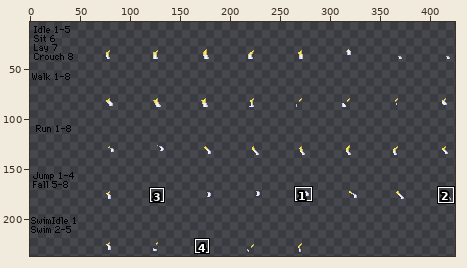
Sprite sheet, stored at humanoid/sbq/LokiVulpix/Socks/legs/forelegBack.png. Above: a wide view before the commit, with the close-up outlined.
Close-up. Old version:
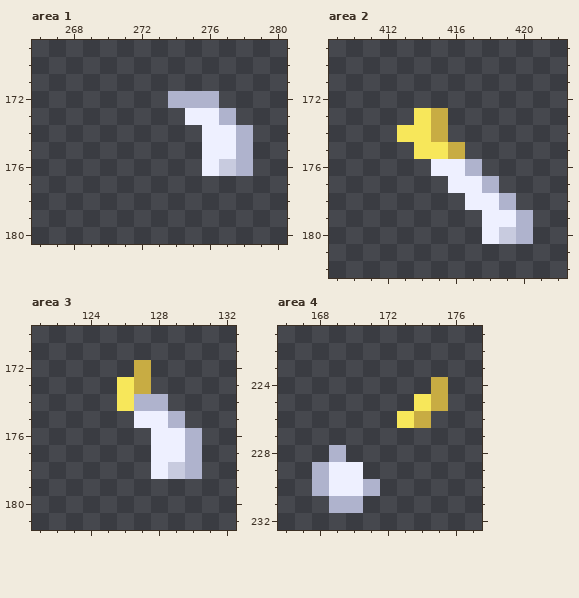
The file is 432x240 pixels. Shown: area 1: x 266..280, y 169..180; area 2: x 409..422, y 169..182; area 3: x 121..132, y 170..181; area 4: x 166..177, y 221..232. The wide view leaves out empty margins. The commit also changed other parts of the picture, which this record leaves out.
After:
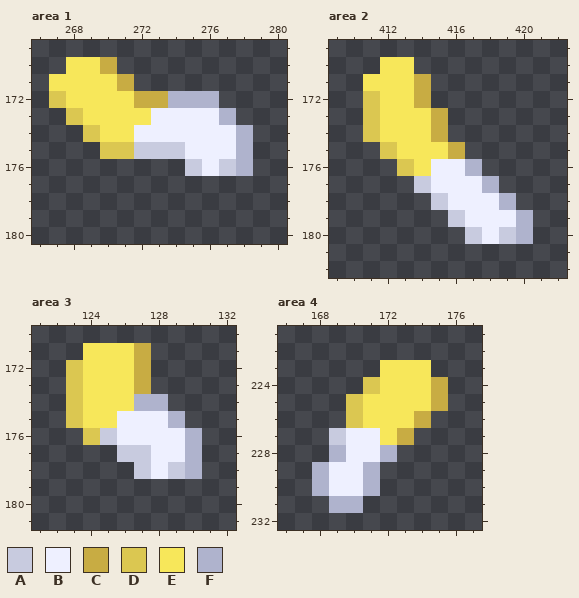
Palette (. is transparent): A #c8cbdf  B #eef0ff  C #c8ac43  D #dbc751  E #f7e75a  F #afb3cd
What changed:
Area 1:
y 170: x 268..270 ... -> EEC
y 171: x 267..271 ..... -> EEEEC
y 172: x 267..273 ....... -> DEEEECC
y 173: x 268..274 ....... -> DEEEEBB
y 174: x 269..275 ....... -> DEEBBBB
y 175: x 270..275 ...... -> DDAAAB
y 176: x 275 . -> A
Area 2:
y 170: x 412..413 .. -> EE
y 171: x 411..414 .... -> EEEC
y 172: x 411..414 .... -> DEEC
y 173: x 411..413 ... -> DEE
y 174: x 411..412 .. -> DE
y 175: x 412..413 .. -> DE
y 176: x 413..414 .. -> DE
y 177: x 414..415 .. -> AB
y 178: x 415..416 .. -> AB
y 179: x 416..417 .. -> AB
y 180: x 417 . -> A
Area 3:
y 171: x 124..127 .... -> EEEC
y 172: x 123..126 .... -> DEEE
y 173..174: x 123..125 ... -> DEE
y 175: x 123..126 .... -> DEEB
y 176: x 124..127 .... -> DABB
y 177: x 126..127 .. -> AA
y 178: x 127 . -> A
Area 4:
y 223: x 172..174 ... -> EEE
y 224: x 171..174 .... -> DEEE
y 225: x 170..173 .... -> DEEE
y 226: x 170..172 ... -> DEE
y 227: x 169..173 ..... -> ABBEC
y 228: x 170..172 ... -> BBF
y 229: x 171 . -> F
Changed places in both close-ups, as pixel boxes (x1, y1, x2, y2):
added: (49, 57, 202, 176)
added: (363, 57, 482, 244)
added: (66, 343, 151, 479)
added: (329, 360, 431, 479)
